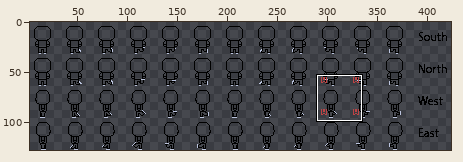
Two versions of one sprite sheet, ZealousZamboni/media/skater.gif. The picture above shows the old version from afar; the outline marks the close-up.
Close-up. The starting point:
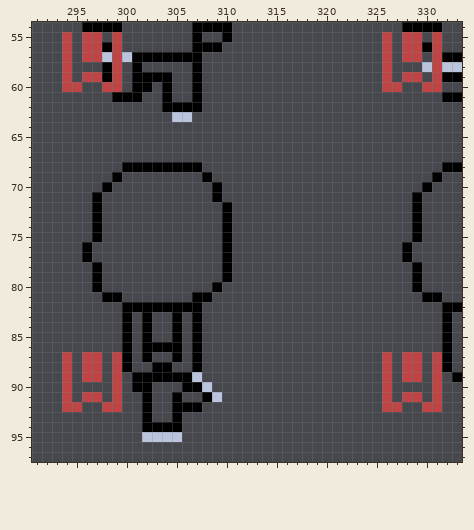
The file is 512x128 pixels. Shown: x 291..333, y 54..97. The wide view leaves out empty margins.
The same view after the edit:
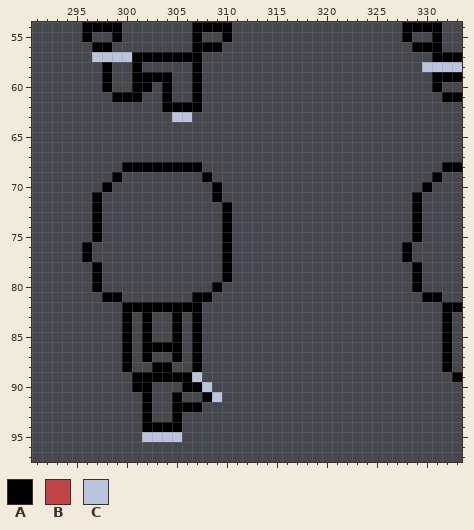
Palette (. is transparent): A #000000  B #be4445  C #bbc4de
The author wrote: Fixed error in last commit, there was a random artifact added
Diff:
{"y":55,"x":294,"old":"B","new":"."}
{"y":55,"x":296,"old":"BB","new":"A."}
{"y":55,"x":299,"old":"B","new":"A"}
{"y":55,"x":326,"old":"B","new":"."}
{"y":55,"x":328,"old":"BB","new":"A."}
{"y":55,"x":331,"old":"B","new":"A"}
{"y":56,"x":294,"old":"B","new":"."}
{"y":56,"x":296,"old":"BB","new":".A"}
{"y":56,"x":299,"old":"B","new":"."}
{"y":56,"x":326,"old":"B","new":"."}
{"y":56,"x":328,"old":"BB","new":".A"}
{"y":56,"x":331,"old":"B","new":"A"}
{"y":57,"x":294,"old":"B","new":"."}
{"y":57,"x":296,"old":"BB","new":".C"}
{"y":57,"x":299,"old":"B","new":"C"}
{"y":57,"x":326,"old":"B","new":"."}
{"y":57,"x":328,"old":"BB","new":".."}
{"y":57,"x":331,"old":"B","new":"A"}
{"y":58,"x":294,"old":"B","new":"."}
{"y":58,"x":299,"old":"B","new":"."}
{"y":58,"x":326,"old":"B","new":"."}
{"y":58,"x":331,"old":"B","new":"C"}
{"y":59,"x":294,"old":"B","new":"."}
{"y":59,"x":296,"old":"BB","new":".."}
{"y":59,"x":299,"old":"B","new":"."}
{"y":59,"x":326,"old":"B","new":"."}
{"y":59,"x":328,"old":"BB","new":".."}
{"y":59,"x":331,"old":"B","new":"A"}
{"y":60,"x":294,"old":"BB","new":".."}
{"y":60,"x":298,"old":"BB","new":"A."}
{"y":60,"x":326,"old":"BB","new":".."}
{"y":60,"x":330,"old":"BB","new":".A"}
{"y":87,"x":294,"old":"B","new":"."}
{"y":87,"x":296,"old":"BB","new":".."}
{"y":87,"x":299,"old":"B","new":"."}
{"y":87,"x":326,"old":"B","new":"."}
{"y":87,"x":328,"old":"BB","new":".."}
{"y":87,"x":331,"old":"B","new":"."}
{"y":88,"x":294,"old":"B","new":"."}
{"y":88,"x":296,"old":"BB","new":".."}
{"y":88,"x":299,"old":"B","new":"."}
{"y":88,"x":326,"old":"B","new":"."}
{"y":88,"x":328,"old":"BB","new":".."}
{"y":88,"x":331,"old":"B","new":"."}
{"y":89,"x":294,"old":"B","new":"."}
{"y":89,"x":296,"old":"BB","new":".."}
{"y":89,"x":299,"old":"B","new":"."}
{"y":89,"x":326,"old":"B","new":"."}
{"y":89,"x":328,"old":"BB","new":".."}
{"y":89,"x":331,"old":"B","new":"."}
{"y":90,"x":294,"old":"B","new":"."}
{"y":90,"x":299,"old":"B","new":"."}
{"y":90,"x":326,"old":"B","new":"."}
{"y":90,"x":331,"old":"B","new":"."}
{"y":91,"x":294,"old":"B","new":"."}
{"y":91,"x":296,"old":"BB","new":".."}
{"y":91,"x":299,"old":"B","new":"."}
{"y":91,"x":326,"old":"B","new":"."}
{"y":91,"x":328,"old":"BB","new":".."}
{"y":91,"x":331,"old":"B","new":"."}
{"y":92,"x":294,"old":"BB","new":".."}
{"y":92,"x":298,"old":"BB","new":".."}
{"y":92,"x":326,"old":"BB","new":".."}
{"y":92,"x":330,"old":"BB","new":".."}
{"label":"changed","picture_box":[62,32,122,92]}
{"label":"changed","picture_box":[382,32,442,92]}
{"label":"erased","picture_box":[62,352,122,412]}
{"label":"erased","picture_box":[382,352,442,412]}
